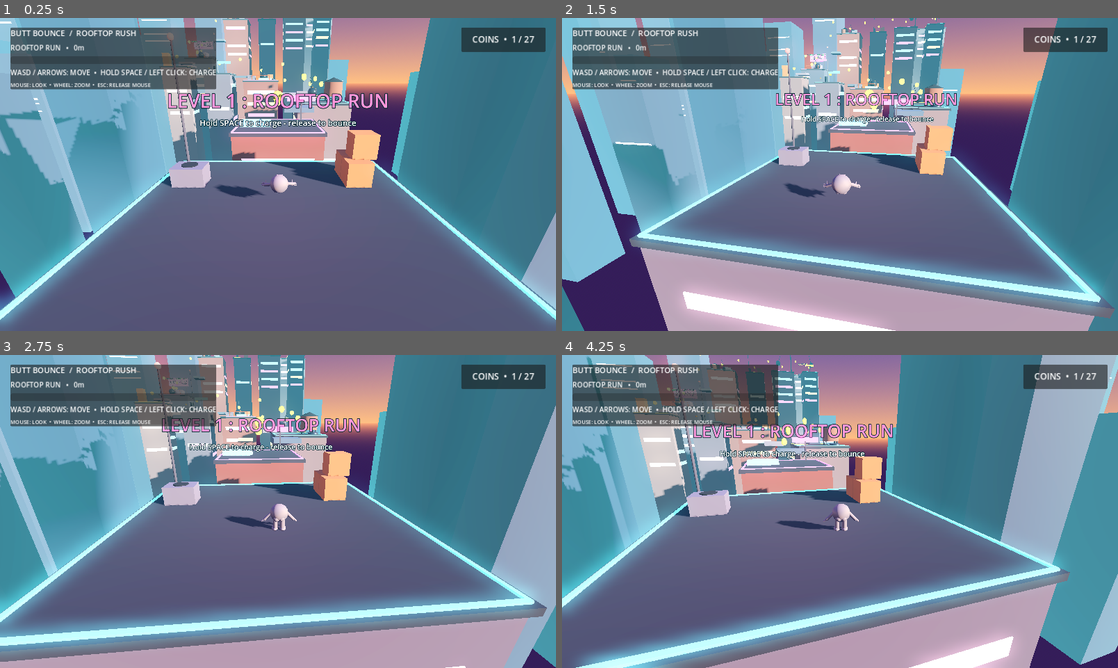
Above: before the commit, frames 1-4 (two rows, left to right).
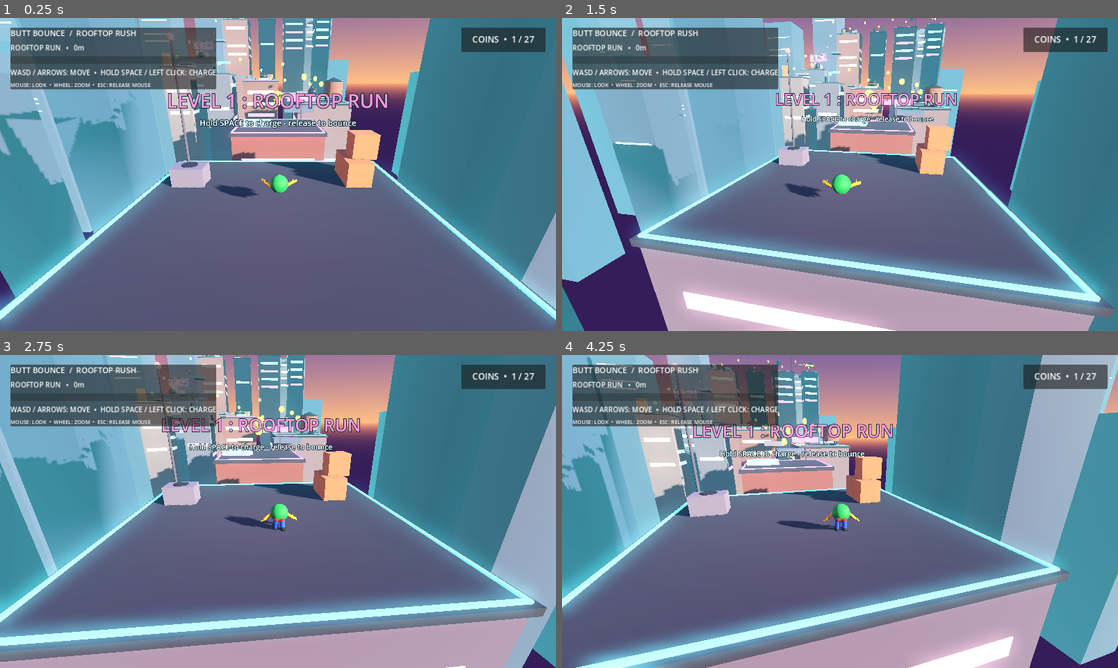
Above: after the commit, the same moments.

Repository: wahwaeknoor-2008/Butt-Bounce
Game: Godot game, scene res://scenes/rooftop_rush.tscn
Two runs of this game, one before a commit and one after it. Both use one fixed random seed, a clock stepped at 60 frames per second and the inputs below.
Inputs (mouse positions are in pixels of both pictures, inside the frame that each line leads up to):
- Up to frame 1 (0.25 s): no input
- Up to frame 2 (1.5 s): tap Enter at 0.5 s; move the mouse to (867, 174) at 0.52 s; hold W from 0.53 s (still down); tap R at 0.6, 1.35 s; click (867, 174) at 0.67 s; tap Space at 0.77 s; move the mouse to (812, 174) at 1.27 s
- Up to frame 3 (2.75 s): keep holding W; tap Space at 1.52 s; move the mouse to (289, 505) at 2.02 s; tap R at 2.1 s
- Up to frame 4 (4.25 s): keep holding W; move the mouse to (834, 517) at 2.77 s; tap R at 2.85, 3.6 s; click (834, 517) at 2.92 s; tap Space at 3.02, 3.77 s; move the mouse to (878, 514) at 3.52 s

The runs differ from the first frame. In frame 1, 0.2% of the frame differs, in the area x 45-54%, y 50-57%; in frame 2, 0.3%, in the area x 42-69%, y 42-58%; in frame 3, 0.3%; in frame 4, 0.3%.

Commit message:
Animate uploaded character limbs, add requested colors and sync fart sound to impact

Diff:
--- a/scripts/player.gd
+++ b/scripts/player.gd
@@ -242,8 +242,10 @@
 func _begin_butt_landing() -> void:
 	# The supplied LaunchAudio stream is the fart sound: play it on contact,
 	# not when the character first leaves the roof.
+	# The MP3 begins with about 0.7 seconds of silence; skip that lead-in so
+	# the fart is heard immediately on the first physics frame of butt impact.
 	fart_audio.stop()
-	fart_audio.play()
+	fart_audio.play(0.68)
 	floor_snap_length = 0.22
 	_bounce_in_air = false
 	_has_left_floor_since_bounce = false
@@ -295,20 +297,88 @@
 	_rig_root.rotation = Vector3.ZERO
 	_rig_root.scale = Vector3.ONE * 0.82
 
-	# The uploaded scene is a static grouped mesh, not a skeleton.
-	# Keep its mesh geometry and materials untouched.
+	# The uploaded scene is a grouped mesh rather than a skeleton. Create
+	# small pivots around its existing separate hand and leg meshes so they
+	# can swing without replacing or reshaping the supplied model.
 	_torso_pivot = null
 	_head_pivot = null
-	_left_shoulder = null
-	_right_shoulder = null
 	_left_elbow = null
 	_right_elbow = null
-	_left_hip = null
-	_right_hip = null
 	_left_knee = null
 	_right_knee = null
 
+	_left_shoulder = _make_part_pivot(
+		"AnimatedLeftArm",
+		Vector3(-0.6687, -0.3224, 0.0669),
+		["hand2", "FINGER", "FINGER2", "FINGER3", "FINGER4"]
+	)
+	_right_shoulder = _make_part_pivot(
+		"AnimatedRightArm",
+		Vector3(0.5419, -0.3142, 0.0178),
+		["hand1", "FINGER5", "FINGER6", "FINGER7", "FINGER8"]
+	)
+
+	# The two leg cylinders were authored as a parent/child pair. Detach the
+	# child first so each leg and its shoe can swing independently.
+	_left_hip = _make_part_pivot(
+		"AnimatedLeftLeg",
+		Vector3(-0.2523, -0.7928, 0.0233),
+		["leg1/leg1", "MeshInstance3D2"]
+	)
+	_right_hip = _make_part_pivot(
+		"AnimatedRightLeg",
+		Vector3(0.1474, -0.8018, 0.0023),
+		["leg1", "MeshInstance3D"]
+	)
+
+	_apply_uploaded_character_colors()
 	_update_character_animation(0.0, Vector3.ZERO)
+
+
+func _make_part_pivot(pivot_name: String, local_position: Vector3, part_paths: Array[String]) -> Node3D:
+	var pivot := Node3D.new()
+	pivot.name = pivot_name
+	pivot.position = local_position
+	source_character.add_child(pivot)
+
+	for part_path in part_paths:
+		var part := source_character.get_node_or_null(NodePath(part_path))
+		if part != null:
+			part.reparent(pivot, true)
+
+	return pivot
+
+
+func _apply_uploaded_character_colors() -> void:
+	# The exact supplied model is retained; only per-part material colors change.
+	for mesh_value in source_character.find_children("*", "MeshInstance3D", true, false):
+		var part := mesh_value as MeshInstance3D
+		if part == null:
+			continue
+
+		var part_name := String(part.name).to_lower()
+		var color := Color(0.65, 0.65, 0.68)
+
+		match part_name:
+			"body":
+				color = Color(0.12, 0.78, 0.25) # Green body
+			"butt", "butt2":
+				color = Color(0.95, 0.12, 0.16) # Red butt cheeks
+			"leg1":
+				color = Color(0.12, 0.30, 0.95) # Blue legs
+			"meshinstance3d", "meshinstance3d2":
+				color = Color(0.025, 0.025, 0.035) # Black shoes
+			"hand1", "hand2", "finger", "finger2", "finger3", "finger4", "finger5", "finger6", "finger7", "finger8":
+				color = Color(1.0, 0.78, 0.06) # Yellow hands
+			"eye1", "eye2":
+				color = Color(0.008, 0.008, 0.012) # Black eyes
+			_:
+				continue
+
+		var material := StandardMaterial3D.new()
+		material.albedo_color = color
+		material.roughness = 0.68
+		part.material_override = material
 
 
 func _make_arm(side: float, skin_material: StandardMaterial3D, sleeve_material: StandardMaterial3D) -> Node3D:
